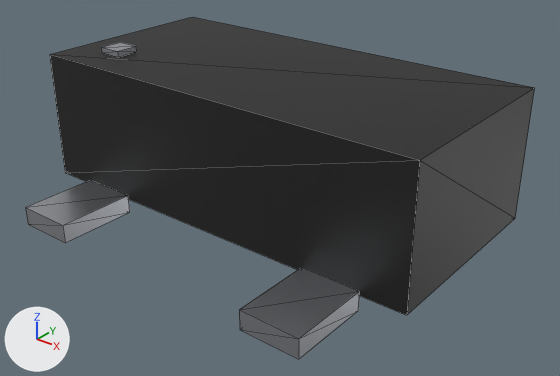
An edit to the glTF model parts/pmos-fdn340p-sot23/pmos-fdn340p-sot23.glb, drawn before and after from the same camera.
One viewpoint serves both versions: a 50 mm lens placed at (0.00306, -0.00379, 0.00251), pointed at (0.00011, -0.0001, 0.00022). Arrows for +X, +Y and +Z are at lower left; the lights stay in place. The older version comes first. Mesh edges are drawn as thin lines. Where no turn or scale is listed for an object, it has been applied to the vertices. Vertices at exactly the same position are counted once.
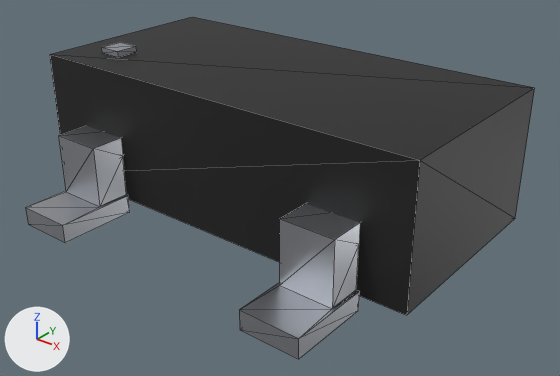
Where the newer file only moved an object's origin or applied its transform, the numbers keep the older frame.

Scene script edits in JSON lines:
```json
{"block": "me_mesh_2", "where": "# used by ob_mesh_2; location = (-0.00095, -0.000975, 0.000065)"}
{"op": "remove", "block": "me_mesh_2", "code": "me_mesh_2.from_pydata(...)  # 24 vertices, 36 faces; spans x -0.0002..0.0021, y -0.00028..0.00223, z -0.00007..0.00007"}
{"op": "add", "block": "me_mesh_2", "code": "me_mesh_2.from_pydata(...)  # 62 vertices, 108 faces; spans x -0.0002..0.0021, y -0.00028..0.00223, z -0.00007..0.00049"}
{"block": "me_mesh_2", "change": "me_mesh_2 part 1"}
{"block": "me_mesh_2", "change": "12 faces are deleted"}
{"block": "me_mesh_2", "change": "26 vertices are added at x -0.00018..0.00208, y 0.00004..0.00191, z 0.00006..0.00049"}
{"block": "me_mesh_2", "change": "6 new vertices lie (0.0, 0.0, 0.00029) away from vertices in x -0.00018..0.00208, y 0.00028..0.00168, z 0.00006"}
{"block": "me_mesh_2", "change": "6 new vertices lie (0.0, 0.0, -0.00013) away from vertices in x -0.00018..0.00208, y 0.00054..0.00168, z 0.00006..0.00048"}
{"block": "me_mesh_2", "change": "84 new faces join them"}
```

Changed parts and their boxes (x1, y1, x2, y2) in the pictures (560 x 376 px):
```json
{"object": "Mesh_2", "change": "reshaped", "before": [25, 180, 359, 359], "after": [25, 126, 360, 359]}
{"part": 1, "of": "me_mesh_2", "change": "built on", "before": [28, 180, 359, 338], "after": [28, 126, 360, 338]}
```
